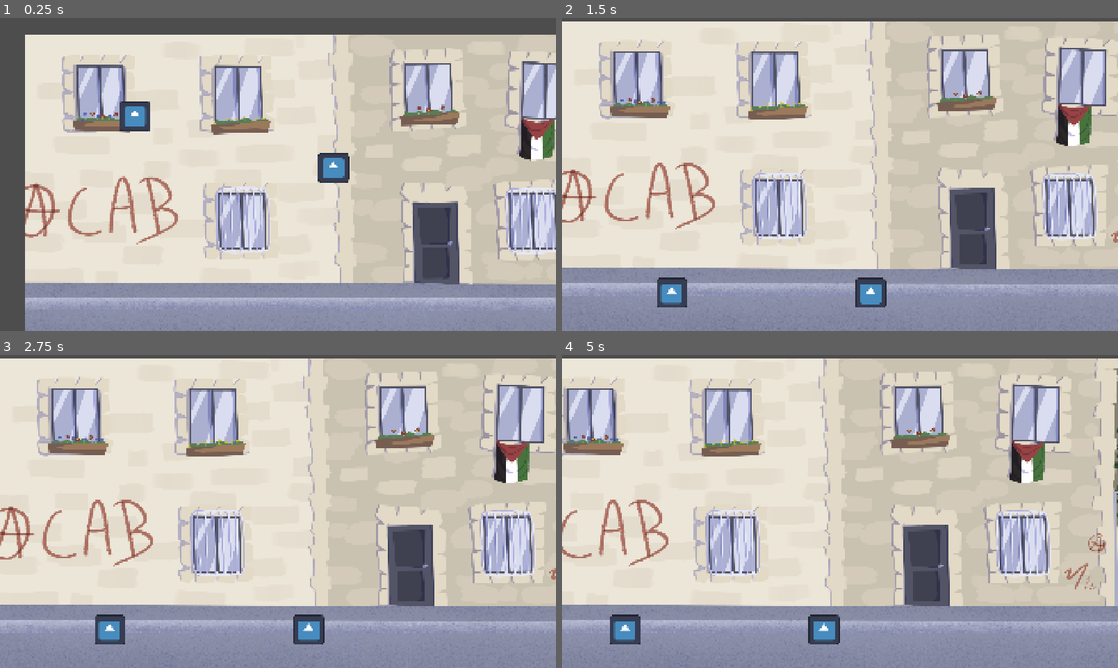
Above: before the commit, frames 1-4 (two rows, left to right).
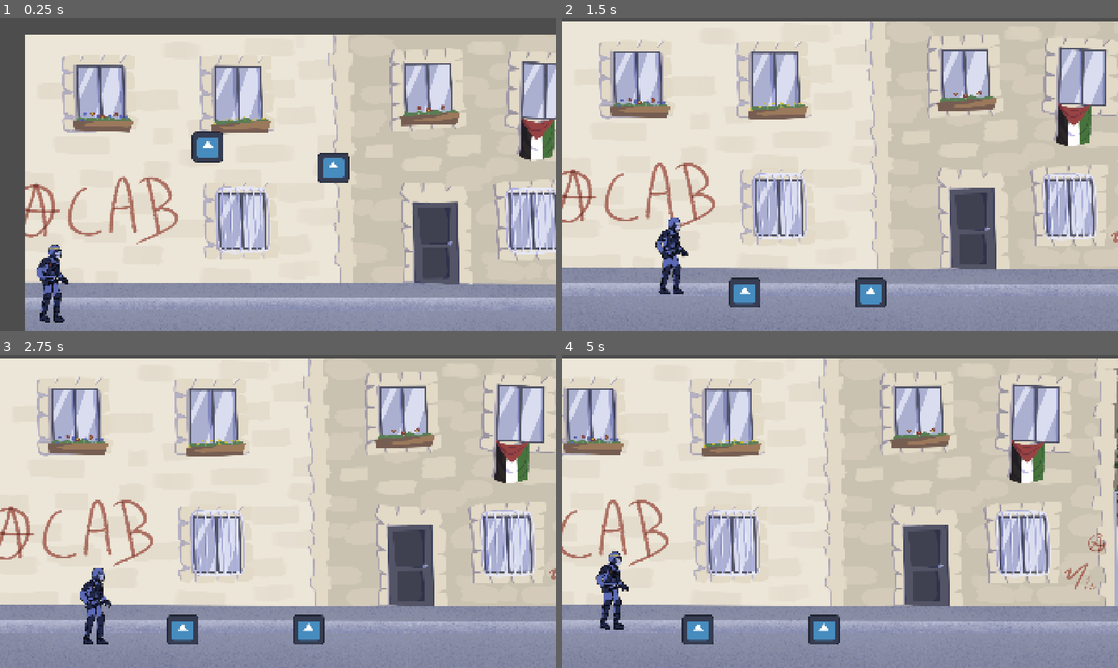
Above: after the commit, the same moments.

Repository: leovilok/barricade
Game: Godot game, scene res://main.tscn
Same seed, same stepped clock (60 frames per second), same inputs: the game is played once before the commit and once after it. The engine's default icon, where the game draws it, is replaced by a stand-in: a white triangle on a blue panel in a dark square.
Inputs (mouse positions are in pixels of both pictures, inside the frame that each line leads up to):
- Up to frame 1 (0.25 s): no input
- Up to frame 2 (1.5 s): tap Enter (ui_accept) at 0.5, 0.6, 0.77, 1.07, 1.35 s; move the mouse to (678, 133) at 0.52 s; hold Right (ui_right) from 0.53 s (still down); click (678, 133) at 0.67 s; move the mouse to (867, 293) at 1.27 s; click (867, 293) at 1.42 s
- Up to frame 3 (2.75 s): tap Enter (ui_accept) at 1.52, 1.82, 2.1 s; move the mouse to (333, 442) at 2.02 s; release Right (ui_right) at 2.03 s; hold Left (ui_left) from 2.03 s (still down)
- Up to frame 4 (5 s): move the mouse to (812, 574) at 2.77 s; release Left (ui_left) at 2.78 s; hold Right (ui_right) 2.78-4.28 s; tap Enter (ui_accept) at 2.85, 3.02, 3.32, 3.6, 3.77, 4.07, 4.35, 4.52, 4.82 s; click (812, 574) at 2.92 s; move the mouse to (1006, 558) at 3.52 s; move the mouse to (673, 464) at 4.27 s; hold Left (ui_left) from 4.28 s (still down)

The runs differ from the first frame. In frame 1, 1.9% of the frame differs, in the area x 6-41%, y 26-98%; in frame 2, 1.6%; in frame 3, 1.7%; in frame 4, 1.8%.

Commit message:
add a simple CRS (playable ?!)

Diff:
--- /dev/null
+++ b/crs.gd
@@ -0,0 +1,25 @@
+extends CharacterBody2D
+
+
+const SPEED = 300.0
+const JUMP_VELOCITY = -400.0
+
+
+func _physics_process(delta: float) -> void:
+	# Add the gravity.
+	if not is_on_floor():
+		velocity += get_gravity() * delta
+
+	# Handle jump.
+	if Input.is_action_just_pressed("ui_accept") and is_on_floor():
+		velocity.y = JUMP_VELOCITY
+
+	# Get the input direction and handle the movement/deceleration.
+	# As good practice, you should replace UI actions with custom gameplay actions.
+	var direction := Input.get_axis("ui_left", "ui_right")
+	if direction:
+		velocity.x = direction * SPEED
+	else:
+		velocity.x = move_toward(velocity.x, 0, SPEED)
+
+	move_and_slide()
--- a/main.tscn
+++ b/main.tscn
@@ -4,6 +4,89 @@
 [ext_resource type="Script" uid="uid://blsfdf464xme7" path="res://main.gd" id="1_lquwl"]
 [ext_resource type="Script" uid="uid://ywxu3vngaxrw" path="res://camera_2d.gd" id="2_h2yge"]
 [ext_resource type="PackedScene" uid="uid://gg7hbfpmeum4" path="res://prop.tscn" id="4_1bvp3"]
+[ext_resource type="Texture2D" uid="uid://cmb2hi1oebwti" path="res://images/crs/crs_tombe/crs_tombe_00.png" id="5_blkrb"]
+[ext_resource type="Script" uid="uid://cshm1i2s85oh1" path="res://crs.gd" id="5_pjuso"]
+[ext_resource type="Texture2D" uid="uid://bnvq2xnrpujrp" path="res://images/crs/crs_tombe/crs_tombe_01.png" id="6_abqjc"]
+[ext_resource type="Texture2D" uid="uid://biggfduybhion" path="res://images/crs/crs_tombe/crs_tombe_02.png" id="7_6iyjs"]
+[ext_resource type="Texture2D" uid="uid://b6s3f3v6yq177" path="res://images/crs/crs_tombe/crs_tombe_03.png" id="8_4w656"]
+[ext_resource type="Texture2D" uid="uid://xhaqarcmm240" path="res://images/crs/crs_tombe/crs_tombe_04.png" id="9_e71vb"]
+[ext_resource type="Texture2D" uid="uid://gsvfxlawf378" path="res://images/crs/crs_tombe/crs_tombe_05.png" id="10_rnkwl"]
+[ext_resource type="Texture2D" uid="uid://bu77jubvxgpn1" path="res://images/crs/crs_tombe/crs_tombe_06.png" id="11_vke2r"]
+[ext_resource type="Texture2D" uid="uid://dmuxred4vp7e5" path="res://images/crs/crs_tombe/crs_tombe_07.png" id="12_uit24"]
+[ext_resource type="Texture2D" uid="uid://ddpjrtfg0emhq" path="res://images/crs/crs_tombe/crs_tombe_08.png" id="13_ruth0"]
+[ext_resource type="Texture2D" uid="uid://b27ojaht6ieb" path="res://images/crs/crs_tombe/crs_tombe_09.png" id="14_rm4vd"]
+[ext_resource type="Texture2D" uid="uid://dvtjw02uans17" path="res://images/crs/crs_tombe/crs_tombe_10.png" id="15_pjyto"]
+[ext_resource type="Texture2D" uid="uid://dg5od1cep8fdg" path="res://images/crs/crs_tombe/crs_tombe_11.png" id="16_sm6fg"]
+[ext_resource type="Texture2D" uid="uid://cjodtax6g0xlu" path="res://images/crs/crs_tombe/crs_tombe_12.png" id="17_b17eg"]
+[ext_resource type="Texture2D" uid="uid://dnqxh7a8vhwjg" path="res://images/crs/crs_tombe/crs_tombe_13.png" id="18_ntx8l"]
+[ext_resource type="Texture2D" uid="uid://om4y6je73hs7" path="res://images/crs/crs_tombe/crs_tombe_14.png" id="19_uatky"]
+[ext_resource type="Texture2D" uid="uid://cici48fmuxxe8" path="res://images/crs/crs_tombe/crs_tombe_15.png" id="20_rqtf5"]
+[ext_resource type="Texture2D" uid="uid://8y43iyldwd60" path="res://images/crs/crs_tombe/crs_tombe_16.png" id="21_1vm84"]
+[ext_resource type="Texture2D" uid="uid://bufm87sdkq0uk" path="res://images/crs/crs_tombe/crs_tombe_17.png" id="22_wu3dr"]
+[ext_resource type="Texture2D" uid="uid://b17a27k6bmfpa" path="res://images/crs/crs_tombe/crs_tombe_18.png" id="23_cyx1q"]
+[ext_resource type="Texture2D" uid="uid://bm4afxlxvejv8" path="res://images/crs/crs_tombe/crs_tombe_19.png" id="24_0dhbp"]
+[ext_resource type="Texture2D" uid="uid://divvpva4yic3u" path="res://images/crs/crs_tombe/crs_tombe_20.png" id="25_jx0wj"]
+[ext_resource type="Texture2D" uid="uid://bhy5diio2xv6l" path="res://images/crs/crs_tombe/crs_tombe_21.png" id="26_kkkcx"]
+[ext_resource type="Texture2D" uid="uid://da34tm1880ta7" path="res://images/crs/crs_tombe/crs_tombe_22.png" id="27_34ol3"]
+[ext_resource type="Texture2D" uid="uid://bis3yergfxg4s" path="res://images/crs/crs_tombe/crs_tombe_23.png" id="28_c2n8d"]
+[ext_resource type="Texture2D" uid="uid://gvuawnm5k48m" path="res://images/crs/crs_tombe/crs_tombe_24.png" id="29_wy5fy"]
+[ext_resource type="Texture2D" uid="uid://ct0i218pwjjfp" path="res://images/crs/crs_tombe/crs_tombe_25.png" id="30_gx4rg"]
+[ext_resource type="Texture2D" uid="uid://dlusm1w0n3q8" path="res://images/crs/crs_tombe/crs_tombe_26.png" id="31_5dllo"]
+[ext_resource type="Texture2D" uid="uid://dh8jijowwc6tj" path="res://images/crs/crs_tombe/crs_tombe_27.png" id="32_phcyf"]
+[ext_resource type="Texture2D" uid="uid://chuickkrqjuhm" path="res://images/crs/crs_tombe/crs_tombe_28.png" id="33_birbe"]
+[ext_resource type="Texture2D" uid="uid://d0dle7pkc0mts" path="res://images/crs/crs_tombe/crs_tombe_29.png" id="34_f1p13"]
+[ext_resource type="Texture2D" uid="uid://dtehn3bwk14vq" path="res://images/crs/crs_tombe/crs_tombe_30.png" id="35_4obbf"]
+[ext_resource type="Texture2D" uid="uid://c4ef4lsej4cxu" path="res://images/crs/crs_tombe/crs_tombe_31.png" id="36_ovcoh"]
+[ext_resource type="Texture2D" uid="uid://dqnhrv7k7cs72" path="res://images/crs/crs_tombe/crs_tombe_32.png" id="37_ppx11"]
+[ext_resource type="Texture2D" uid="uid://cks0sjlvlhu6o" path="res://images/crs/crs_tombe/crs_tombe_33.png" id="38_1yv1y"]
+[ext_resource type="Texture2D" uid="uid://bcr7d3i3o7lde" path="res://images/crs/crs_tombe/crs_tombe_34.png" id="39_5yh34"]
+[ext_resource type="Texture2D" uid="uid://bathpf5jc8y2h" path="res://images/crs/crs_tombe/crs_tombe_35.png" id="40_pjuso"]
+[ext_resource type="Texture2D" uid="uid://doirdisnanbe1" path="res://images/crs/crs_tombe/crs_tombe_36.png" id="41_23xmf"]
+[ext_resource type="Texture2D" uid="uid://b2dctyl75ceww" path="res://images/crs/crs_tombe/crs_tombe_37.png" id="42_swlj1"]
+[ext_resource type="Texture2D" uid="uid://cgu6anknjwvpd" path="res://images/crs/crs_tombe/crs_tombe_38.png" id="43_yysqy"]
+[ext_resource type="Texture2D" uid="uid://c1g6a68t8xfdx" path="res://images/crs/crs_tombe/crs_tombe_39.png" id="44_n5t1e"]
+[ext_resource type="Texture2D" uid="uid://cgepc385uw8hp" path="res://images/crs/crs_tombe/crs_tombe_40.png" id="45_h6isl"]
+[ext_resource type="Texture2D" uid="uid://eq4xqcu1rvqn" path="res://images/crs/crs_tombe/crs_tombe_41.png" id="46_53bls"]
+[ext_resource type="Texture2D" uid="uid://ckaygkqy5cy3t" path="res://images/crs/crs_tombe/crs_tombe_42.png" id="47_lwnsi"]
+[ext_resource type="Texture2D" uid="uid://brpqiwy7g2x52" path="res://images/crs/crs_tombe/crs_tombe_43.png" id="48_41lik"]
+[ext_resource type="Texture2D" uid="uid://cmut3udgnid7t" path="res://images/crs/crs_tombe/crs_tombe_44.png" id="49_jbvwl"]
+[ext_resource type="Texture2D" uid="uid://cev1qgsf7b5rs" path="res://images/crs/crs_tombe/crs_tombe_45.png" id="50_sn1fb"]
+[ext_resource type="Texture2D" uid="uid://g2s32d7stxp8" path="res://images/crs/crs_tombe/crs_tombe_46.png" id="51_yvsr8"]
+[ext_resource type="Texture2D" uid="uid://bxf6rb1g24xlq" path="res://images/crs/crs_tombe/crs_tombe_47.png" id="52_vieuh"]
+[ext_resource type="Texture2D" uid="uid://hhtse4caq8b2" path="res://images/crs/crs_run/crs_run_00.png" id="53_5yh34"]
+[ext_resource type="Texture2D" uid="uid://cjtvl4nyfw35h" path="res://images/crs/crs_run/crs_run_01.png" id="54_pjuso"]
+[ext_resource type="Texture2D" uid="uid://c1uqkbayli1m" path="res://images/crs/crs_run/crs_run_02.png" id="55_23xmf"]
+[ext_resource type="Texture2D" uid="uid://clcqjn5qoe5qr" path="res://images/crs/crs_run/crs_run_03.png" id="56_swlj1"]
+[ext_resource type="Texture2D" uid="uid://ct1q4c3l41r6t" path="res://images/crs/crs_run/crs_run_04.png" id="57_yysqy"]
+[ext_resource type="Texture2D" uid="uid://b7hwk5knqognp" path="res://images/crs/crs_run/crs_run_05.png" id="58_n5t1e"]
+[ext_resource type="Texture2D" uid="uid://drjc53m4eus1m" path="res://images/crs/crs_run/crs_run_06.png" id="59_h6isl"]
+[ext_resource type="Texture2D" uid="uid://dbqblrvsxumqc" path="res://images/crs/crs_run/crs_run_07.png" id="60_53bls"]
+[ext_resource type="Texture2D" uid="uid://dduhcxc3d0od3" path="res://images/crs/crs_run/crs_run_08.png" id="61_lwnsi"]
+[ext_resource type="Texture2D" uid="uid://cdngpt6hx6sy8" path="res://images/crs/crs_run/crs_run_09.png" id="62_41lik"]
+[ext_resource type="Texture2D" uid="uid://dkcusjnhplwff" path="res://images/crs/crs_run/crs_run_10.png" id="63_jbvwl"]
+[ext_resource type="Texture2D" uid="uid://gf6ibtv1cmfa" path="res://images/crs/crs_run/crs_run_11.png" id="64_sn1fb"]
+[ext_resource type="Texture2D" uid="uid://c0prnsw88xhjr" path="res://images/crs/crs_run/crs_run_12.png" id="65_yvsr8"]
+[ext_resource type="Texture2D" uid="uid://cd8ebbot6h1y8" path="res://images/crs/crs_run/crs_run_13.png" id="66_vieuh"]
+[ext_resource type="Texture2D" uid="uid://cokoksi46chph" path="res://images/crs/crs_run/crs_run_14.png" id="67_yjja3"]
+[ext_resource type="Texture2D" uid="uid://bbemdh4mxyos7" path="res://images/crs/crs_run/crs_run_15.png" id="68_l0gw7"]
+[ext_resource type="Texture2D" uid="uid://diq3nkqkpy8rh" path="res://images/crs/crs_run/crs_run_16.png" id="69_inymm"]
+[ext_resource type="Texture2D" uid="uid://dnhx6i4kdcmld" path="res://images/crs/crs_run/crs_run_17.png" id="70_jcxqu"]
+[ext_resource type="Texture2D" uid="uid://d2j5j3nkb3fiy" path="res://images/crs/crs_run/crs_run_18.png" id="71_0arob"]
+[ext_resource type="Texture2D" uid="uid://dldtf7r8mkf2m" path="res://images/crs/crs_run/crs_run_19.png" id="72_dij0e"]
+[ext_resource type="Texture2D" uid="uid://oibcqaxj18l2" path="res://images/crs/crs_run/crs_run_20.png" id="73_k1udn"]
+[ext_resource type="Texture2D" uid="uid://tt33kyyhe3pk" path="res://images/crs/crs_run/crs_run_21.png" id="74_wat4s"]
+[ext_resource type="Texture2D" uid="uid://my71ctpdeeun" path="res://images/crs/crs_run/crs_run_22.png" id="75_ywjan"]
+[ext_resource type="Texture2D" uid="uid://jekc6qwo4ab4" path="res://images/crs/crs_run/crs_run_23.png" id="76_m74q3"]
+[ext_resource type="Texture2D" uid="uid://3rseu1gt64f2" path="res://images/crs/crs_run/crs_run_24.png" id="77_tko6h"]
+[ext_resource type="Texture2D" uid="uid://blnr413vml25b" path="res://images/crs/crs_run/crs_run_25.png" id="78_am8a1"]
+[ext_resource type="Texture2D" uid="uid://bf1nfm82q0ji1" path="res://images/crs/crs_run/crs_run_26.png" id="79_8dc3g"]
+[ext_resource type="Texture2D" uid="uid://dgcijnmm413wi" path="res://images/crs/crs_run/crs_run_27.png" id="80_htgcl"]
+[ext_resource type="Texture2D" uid="uid://7vtj1i6jy5kh" path="res://images/crs/crs_run/crs_run_28.png" id="81_smeu8"]
+[ext_resource type="Texture2D" uid="uid://n4lhje6exyo4" path="res://images/crs/crs_run/crs_run_29.png" id="82_f3y11"]
+[ext_resource type="Texture2D" uid="uid://dj88xe1t53d24" path="res://images/crs/crs_run/crs_run_30.png" id="83_cpm2s"]
+[ext_resource type="Texture2D" uid="uid://b7tv6drk4b7bg" path="res://images/crs/crs_run/crs_run_31.png" id="84_u81y6"]
+[ext_resource type="Texture2D" uid="uid://wxtevlqagqsd" path="res://images/crs/crs_run/crs_run_32.png" id="85_rt5wr"]
+[ext_resource type="Texture2D" uid="uid://cxyevow25wl31" path="res://images/crs/crs_run/crs_run_33.png" id="86_mnw77"]
 
 [sub_resource type="WorldBoundaryShape2D" id="WorldBoundaryShape2D_hhtch"]
 
@@ -14,6 +97,277 @@
 [sub_resource type="WorldBoundaryShape2D" id="WorldBoundaryShape2D_lquwl"]
 normal = Vector2(-1, 0)
 distance = 1.0
+
+[sub_resource type="SpriteFrames" id="SpriteFrames_evok6"]
+animations = [{
+"frames": [{
+"duration": 1.0,
+"texture": ExtResource("5_blkrb")
+}],
+"loop": 1,
+"name": &"default",
+"speed": 5.0
+}, {
+"frames": [{
+"duration": 1.0,
+"texture": ExtResource("5_blkrb")
+}, {
+"duration": 1.0,
+"texture": ExtResource("6_abqjc")
+}, {
+"duration": 1.0,
+"texture": ExtResource("7_6iyjs")
+}, {
+"duration": 1.0,
+"texture": ExtResource("8_4w656")
+}, {
+"duration": 1.0,
+"texture": ExtResource("9_e71vb")
+}, {
+"duration": 1.0,
+"texture": ExtResource("10_rnkwl")
+}, {
+"duration": 1.0,
+"texture": ExtResource("11_vke2r")
+}, {
+"duration": 1.0,
+"texture": ExtResource("12_uit24")
+}, {
+"duration": 1.0,
+"texture": ExtResource("13_ruth0")
+}, {
+"duration": 1.0,
+"texture": ExtResource("14_rm4vd")
+}, {
+"duration": 1.0,
+"texture": ExtResource("15_pjyto")
+}, {
+"duration": 1.0,
+"texture": ExtResource("16_sm6fg")
+}, {
+"duration": 1.0,
+"texture": ExtResource("17_b17eg")
+}, {
+"duration": 1.0,
+"texture": ExtResource("18_ntx8l")
+}, {
+"duration": 1.0,
+"texture": ExtResource("19_uatky")
+}, {
+"duration": 1.0,
+"texture": ExtResource("20_rqtf5")
+}, {
+"duration": 1.0,
+"texture": ExtResource("21_1vm84")
+}, {
+"duration": 1.0,
+"texture": ExtResource("22_wu3dr")
+}, {
+"duration": 1.0,
+"texture": ExtResource("23_cyx1q")
+}, {
+"duration": 1.0,
+"texture": ExtResource("24_0dhbp")
+}, {
+"duration": 1.0,
+"texture": ExtResource("25_jx0wj")
+}, {
+"duration": 1.0,
+"texture": ExtResource("26_kkkcx")
+}, {
+"duration": 1.0,
+"texture": ExtResource("27_34ol3")
+}, {
+"duration": 1.0,
+"texture": ExtResource("28_c2n8d")
+}, {
+"duration": 1.0,
+"texture": ExtResource("29_wy5fy")
+}, {
+"duration": 1.0,
+"texture": ExtResource("30_gx4rg")
+}, {
+"duration": 1.0,
+"texture": ExtResource("31_5dllo")
+}, {
+"duration": 1.0,
+"texture": ExtResource("32_phcyf")
+}, {
+"duration": 1.0,
+"texture": ExtResource("33_birbe")
+}, {
+"duration": 1.0,
+"texture": ExtResource("34_f1p13")
+}, {
+"duration": 1.0,
+"texture": ExtResource("35_4obbf")
+}, {
+"duration": 1.0,
+"texture": ExtResource("36_ovcoh")
+}, {
+"duration": 1.0,
+"texture": ExtResource("37_ppx11")
+}, {
+"duration": 1.0,
+"texture": ExtResource("38_1yv1y")
+}, {
+"duration": 1.0,
+"texture": ExtResource("39_5yh34")
+}, {
+"duration": 1.0,
+"texture": ExtResource("40_pjuso")
+}, {
+"duration": 1.0,
+"texture": ExtResource("41_23xmf")
+}, {
+"duration": 1.0,
+"texture": ExtResource("42_swlj1")
+}, {
+"duration": 1.0,
+"texture": ExtResource("43_yysqy")
+}, {
+"duration": 1.0,
+"texture": ExtResource("44_n5t1e")
+}, {
+"duration": 1.0,
+"texture": ExtResource("45_h6isl")
+}, {
+"duration": 1.0,
+"texture": ExtResource("46_53bls")
+}, {
+"duration": 1.0,
+"texture": ExtResource("47_lwnsi")
+}, {
+"duration": 1.0,
+"texture": ExtResource("48_41lik")
+}, {
+"duration": 1.0,
+"texture": ExtResource("49_jbvwl")
+}, {
+"duration": 1.0,
+"texture": ExtResource("50_sn1fb")
+}, {
+"duration": 1.0,
+"texture": ExtResource("51_yvsr8")
+}, {
+"duration": 1.0,
+"texture": ExtResource("52_vieuh")
+}],
+"loop": 1,
+"name": &"fall",
+"speed": 30.0
+}, {
+"frames": [{
+"duration": 1.0,
+"texture": ExtResource("53_5yh34")
+}, {
+"duration": 1.0,
+"texture": ExtResource("54_pjuso")
+}, {
+"duration": 1.0,
+"texture": ExtResource("55_23xmf")
+}, {
+"duration": 1.0,
+"texture": ExtResource("56_swlj1")
+}, {
+"duration": 1.0,
+"texture": ExtResource("57_yysqy")
+}, {
+"duration": 1.0,
+"texture": ExtResource("58_n5t1e")
+}, {
+"duration": 1.0,
+"texture": ExtResource("59_h6isl")
+}, {
+"duration": 1.0,
+"texture": ExtResource("60_53bls")
+}, {
+"duration": 1.0,
+"texture": ExtResource("61_lwnsi")
+}, {
+"duration": 1.0,
+"texture": ExtResource("62_41lik")
+}, {
+"duration": 1.0,
+"texture": ExtResource("63_jbvwl")
+}, {
+"duration": 1.0,
+"texture": ExtResource("64_sn1fb")
+}, {
+"duration": 1.0,
+"texture": ExtResource("65_yvsr8")
+}, {
+"duration": 1.0,
+"texture": ExtResource("66_vieuh")
+}, {
+"duration": 1.0,
+"texture": ExtResource("67_yjja3")
+}, {
+"duration": 1.0,
+"texture": ExtResource("68_l0gw7")
+}, {
+"duration": 1.0,
+"texture": ExtResource("69_inymm")
+}, {
+"duration": 1.0,
+"texture": ExtResource("70_jcxqu")
+}, {
+"duration": 1.0,
+"texture": ExtResource("71_0arob")
+}, {
+"duration": 1.0,
+"texture": ExtResource("72_dij0e")
+}, {
+"duration": 1.0,
+"texture": ExtResource("73_k1udn")
+}, {
+"duration": 1.0,
+"texture": ExtResource("74_wat4s")
+}, {
+"duration": 1.0,
+"texture": ExtResource("75_ywjan")
+}, {
+"duration": 1.0,
+"texture": ExtResource("76_m74q3")
+}, {
+"duration": 1.0,
+"texture": ExtResource("77_tko6h")
+}, {
+"duration": 1.0,
+"texture": ExtResource("78_am8a1")
+}, {
+"duration": 1.0,
+"texture": ExtResource("79_8dc3g")
+}, {
+"duration": 1.0,
+"texture": ExtResource("80_htgcl")
+}, {
+"duration": 1.0,
+"texture": ExtResource("81_smeu8")
+}, {
+"duration": 1.0,
+"texture": ExtResource("82_f3y11")
+}, {
+"duration": 1.0,
+"texture": ExtResource("83_cpm2s")
+}, {
+"duration": 1.0,
+"texture": ExtResource("84_u81y6")
+}, {
+"duration": 1.0,
+"texture": ExtResource("85_rt5wr")
+}, {
+"duration": 1.0,
+"texture": ExtResource("86_mnw77")
+}],
+"loop": 1,
+"name": &"run",
+"speed": 30.0
+}]
+
+[sub_resource type="CapsuleShape2D" id="CapsuleShape2D_16edp"]
+radius = 41.0
+height = 266.0
 
 [node name="Main" type="Node2D" unique_id=2028188442]
 script = ExtResource("1_lquwl")
@@ -38,7 +392,6 @@
 metadata/_edit_lock_ = true
 
 [node name="ground" type="StaticBody2D" parent="." unique_id=2049814207]
-visible = false
 position = Vector2(-1, 1000)
 collision_layer = 3
 
@@ -64,7 +417,22 @@
 metadata/_edit_lock_ = true
 
 [node name="Prop" parent="." unique_id=819070309 instance=ExtResource("4_1bvp3")]
-position = Vector2(379, 262)
+position = Vector2(631, 368)
 
 [node name="Prop2" parent="." unique_id=1713359933 instance=ExtResource("4_1bvp3")]
 position = Vector2(1064, 440)
+
+[node name="CRS" type="CharacterBody2D" parent="." unique_id=1878494001 groups=["crs"]]
+position = Vector2(83, 872)
+script = ExtResource("5_pjuso")
+
+[node name="AnimatedSprite2D" type="AnimatedSprite2D" parent="CRS" unique_id=321988261]
+position = Vector2(2, 1)
+sprite_frames = SubResource("SpriteFrames_evok6")
+frame_progress = 0.6108179
+metadata/_edit_lock_ = true
+
+[node name="CollisionShape2D" type="CollisionShape2D" parent="CRS" unique_id=1765433342]
+position = Vector2(9, -2)
+shape = SubResource("CapsuleShape2D_16edp")
+metadata/_edit_lock_ = true
Not shown, added: crs.gd.uid
Binary file added: images/crs/crs_run/crs_run_00.png
Not shown, added: images/crs/crs_run/crs_run_00.png.import
Binary file added: images/crs/crs_run/crs_run_01.png
Not shown, added: images/crs/crs_run/crs_run_01.png.import
Binary file added: images/crs/crs_run/crs_run_02.png
Not shown, added: images/crs/crs_run/crs_run_02.png.import
Binary file added: images/crs/crs_run/crs_run_03.png
Not shown, added: images/crs/crs_run/crs_run_03.png.import
Binary file added: images/crs/crs_run/crs_run_04.png
Not shown, added: images/crs/crs_run/crs_run_04.png.import
Binary file added: images/crs/crs_run/crs_run_05.png
(and 153 more such lines)
